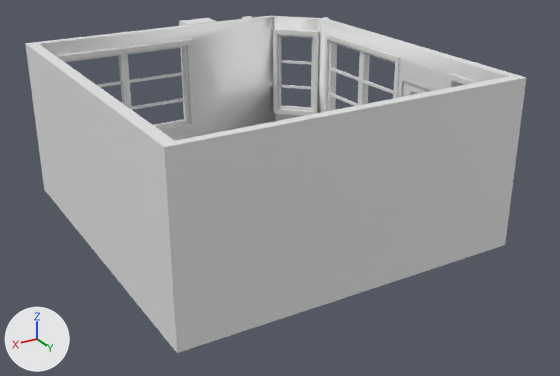
The FBX model Assets/Models/World/Rakenteet/Kauppa_Runko.fbx as it was, and as the next commit left it.
The view is the same before and after, from a 50 mm lens placed at (9.56, 22.31, -4.69), pointed at (2.45, 10.46, -10.61). The axes (+X, +Y, +Z) are drawn at lower left. The lights are the same throughout. Where no turn or scale is listed for an object, it has been applied to the vertices. Vertices at the same position are counted once.

The first picture shows 'ShopExport'.
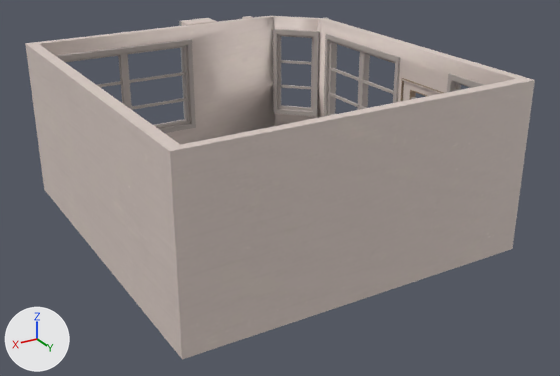
What the commit changed:
Picture 'ShopAlbedo.png' (img_shopalbedo_png) is new.
Material 'allinone' (mat_allinone) is new.
Its texture is img_shopalbedo_png.
me_cube_091 has 1226 vertices, 922 faces and spans x -6.15..0.53, y -3.83..3.56, z -0.18..3.03.
me_cube_091 is used by ob_shopexport; location (5.47, 9.93, -11.15).
me_cube_091 part 1: all 16 vertices in x -6.04..0.53, y 3.33..3.56, z -0.16..3.01 are moved by (0.0, 0.18, 0.0).
me_cube_091 now uses material mat_allinone (picture img_shopalbedo_png).

What differs and where, as boxes [x1, y1, x2, y2] in the pictures (560 x 376 px; the box of a moved part takes in the faces that stretch with it):
'ShopExport', recoloured, reshaped: before [25, 16, 526, 353]; after [25, 16, 535, 359]
part 1 of me_cube_091, moved or reshaped: before [28, 18, 526, 353]; after [28, 18, 535, 359]
